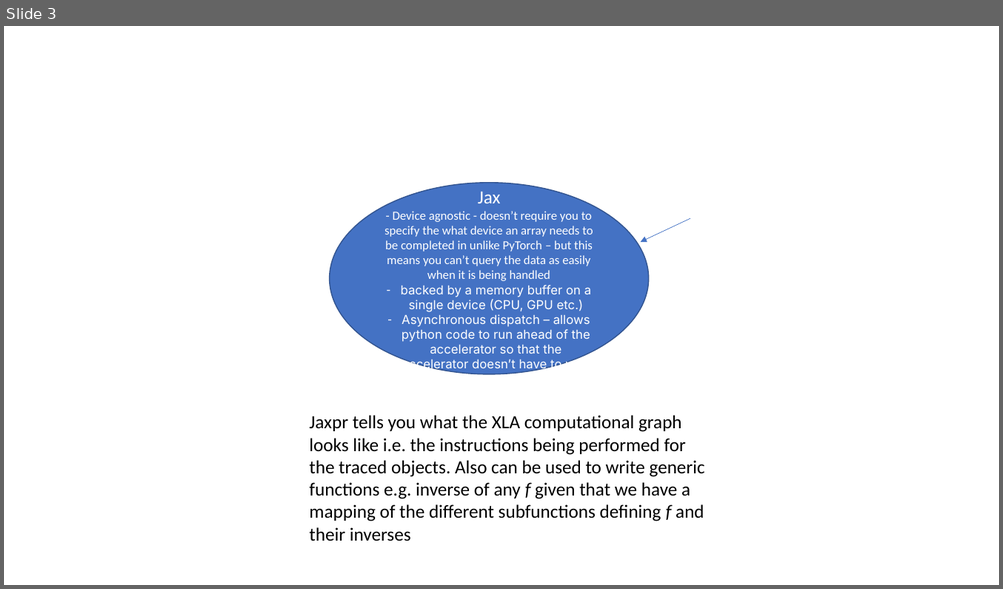
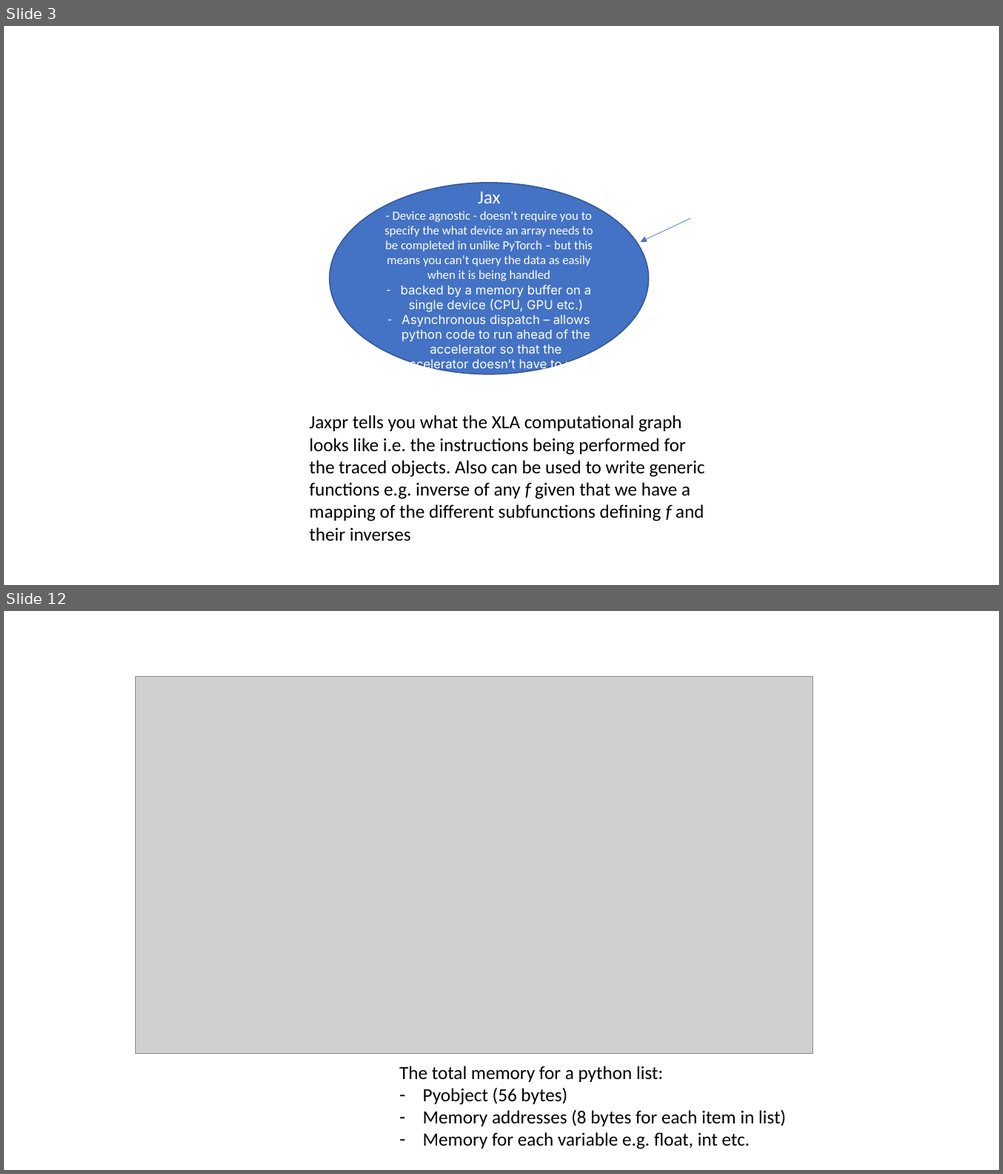
Before and after one commit to francisa6/Leetcode, a slide deck: Leetcode_Topics.pptx. Shown one above the other, each under a label of ours: slide 3 before the commit, slides 3 and 12 after it; the slides between them are not shown. The pictures are 1003x589 and 1003x1174 pixels, drawn with LibreOffice and Linux fonts; fonts in the diff are those of the drawing; grey boxes stand for pictures. Boxes give left, top, right and bottom in pixels: in the first picture for what was removed or moved away, otherwise in the second. Text is boxed around its words. In the diff, an @@ line names an element or a change of style, - is before the commit and + after.

```diff
--- a/Leetcode_Topics.pptx
+++ b/Leetcode_Topics.pptx
@@ slide 12 added at (4, 611, 999, 1170), background #FFFFFF @@
@@ picture added at (135, 677, 812, 1054) @@
@@ text added at (399, 1066, 785, 1150), 18 pt, text #000000 @@
+The total memory for a python list:
+– Pyobject (56 bytes)
+– Memory addresses (8 bytes for each item in list)
+– Memory for each variable e.g. float, int etc.
```
Also in this commit, not shown: 25 other slides added, 45 other files.
